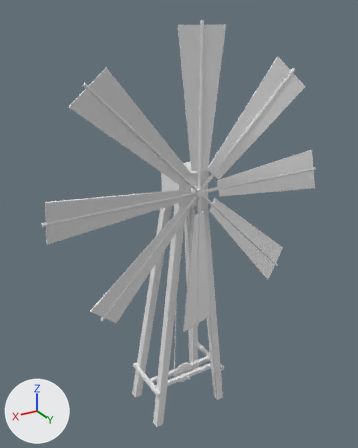
Two versions of the FBX model Assets/resources/meshes/windmill.fbx, one commit apart.
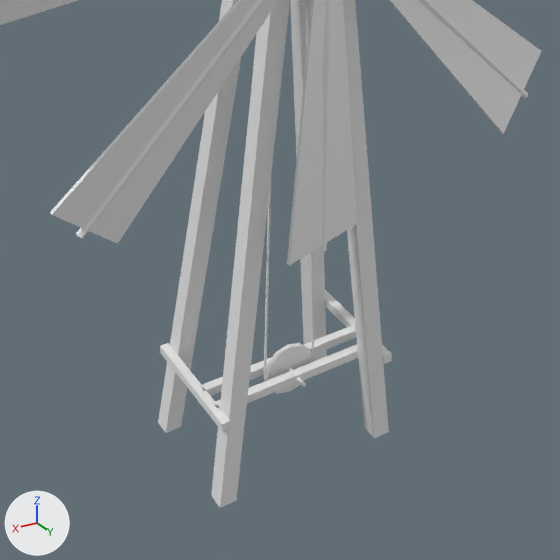
Each version is shown whole from a 50 mm lens placed at (5.83, 9.46, 10.36), pointed at (-0.04, -0.33, 5.47), then close up on the part from 20% to 81% of the width and 51% to 100% of the height. Every picture has the same lights, and +X, +Y and +Z are marked at lower left. Where no turn or scale is listed for an object, it has been applied to the vertices.
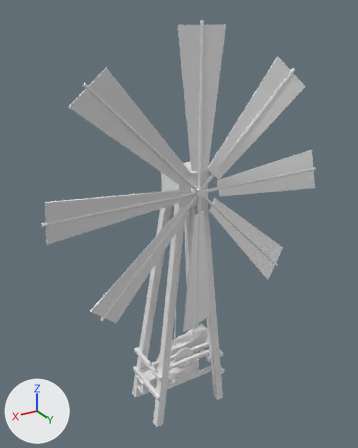
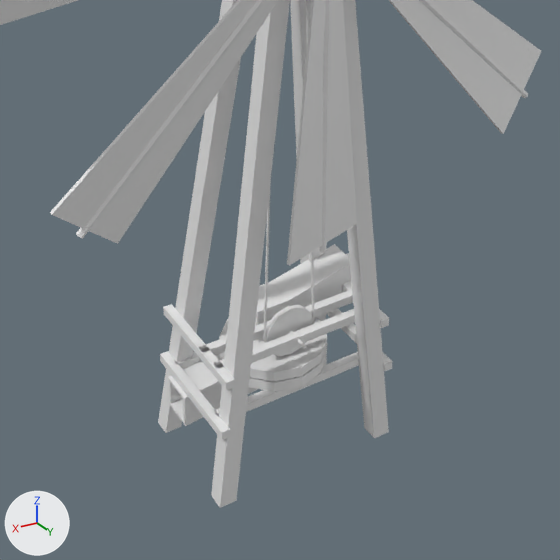
The change, as a list of edits to the scene's bpy script:
```text
Change me_cube_018:
    where me_cube_018.from_pydata(...)  # 8 vertices, 6 faces; spans x -0.05..0.05, y -0.719..0.719, z -0.05..0.05
    used by ob_cube_003; location = (-1.02, -0.29, 1.1)
    me_cube_018 part 1: the whole mesh is scaled about its middle by (1, 0.538, 1), then moved by (0.0, 0.332, 0.0)
Add me_cylinder_003:
    me_cylinder_003.from_pydata(...)  # a 12-sided cylinder along z spanning x -0.6..0.6, y -0.6..0.6, z -0.06..0.06
Add me_cube:
    me_cube.from_pydata(...)  # 66 vertices, 64 faces; spans x -1.37..1.12, y -0.2..0.2, z -0.65..0.71
Add me_cube_003:
    me_cube_003.from_pydata(...)  # a box spanning x -0.05..0.05, y -0.719..0.719, z -0.05..0.05
Change ob_cube_001:
    ob_cube_001.location: (0.0, 0.15, 1.1) -> (0.0, 0.15, 1.61)
Change ob_cube_003:
    ob_cube_003.location: (-1.02, -0.29, 1.1) -> (-0.96, -0.29, 1.61)
Change ob_cube_002:
    ob_cube_002.location: (1.02, -0.29, 1.1) -> (0.96, -0.29, 1.61)
Change ob_cube_000:
    ob_cube_000.location: (0.0, -0.15, 1.1) -> (0.0, -0.15, 1.61)
Change ob_cylinder_009:
    ob_cylinder_009.location: (0.0, 0.0, 1.1) -> (0.0, 0.0, 1.61)
Add ob_cylinder_011:
    ob_cylinder_011 = bpy.data.objects.new('Cylinder.011', me_cylinder_003)
    ob_cylinder_011.location = (0.0, -0.34, 1.1)
Add ob_cube_016:
    ob_cube_016 = bpy.data.objects.new('Cube.016', me_cube)
    ob_cube_016.location = (0.0, -0.54, 1.2)
Add ob_cube_013:
    ob_cube_013 = bpy.data.objects.new('Cube.013', me_cube_016.copy())  # the mesh of ob_cube_000
    ob_cube_013.location = (0.0, -0.8, 0.99)
Add ob_cube_014:
    ob_cube_014 = bpy.data.objects.new('Cube.014', me_cube_003)
    ob_cube_014.location = (1.03, -0.29, 0.99)
Add ob_cylinder_010:
    ob_cylinder_010 = bpy.data.objects.new('Cylinder.010', me_cylinder_003.copy())
    ob_cylinder_010.location = (0.0, -0.34, 1.24)
Add ob_cube_004:
    ob_cube_004 = bpy.data.objects.new('Cube.004', me_cube_016.copy())  # the mesh of ob_cube_000
    ob_cube_004.location = (0.0, 0.15, 0.99)
Add ob_cube_015:
    ob_cube_015 = bpy.data.objects.new('Cube.015', me_cube_003.copy())
    ob_cube_015.location = (-1.03, -0.29, 0.99)
```

Location of each change, [x1, y1, x2, y2] in pixels of the close-ups (560 x 560 px; the box of a moved part takes in the faces that stretch with it):
'Cube.016', added: after [168, 244, 352, 426]
'Cube.001', moved: before [213, 344, 358, 408]; after [214, 309, 355, 368]
'Cube.002', moved: before [160, 343, 231, 432]; after [163, 304, 235, 391]
'Cylinder.009', moved: before [266, 343, 314, 393]; after [266, 305, 314, 356]
'Cube.000', moved: before [200, 325, 356, 396]; after [199, 290, 353, 356]
'Cylinder.010', added: after [219, 317, 327, 381]
'Cube.014', added: after [160, 351, 230, 440]
'Cube.004', added: after [214, 352, 359, 414]
'Cylinder.011', added: after [220, 346, 327, 392]
'Cube.003', mesh rescaled, moved: before [324, 290, 392, 364]; after [342, 281, 389, 328]
'Cube.015', added: after [327, 309, 392, 371]
'Cube.013', added: after [173, 313, 327, 369]
part 1 of me_cube_018, moved or reshaped: before [324, 290, 392, 363]; after [342, 281, 389, 328]
